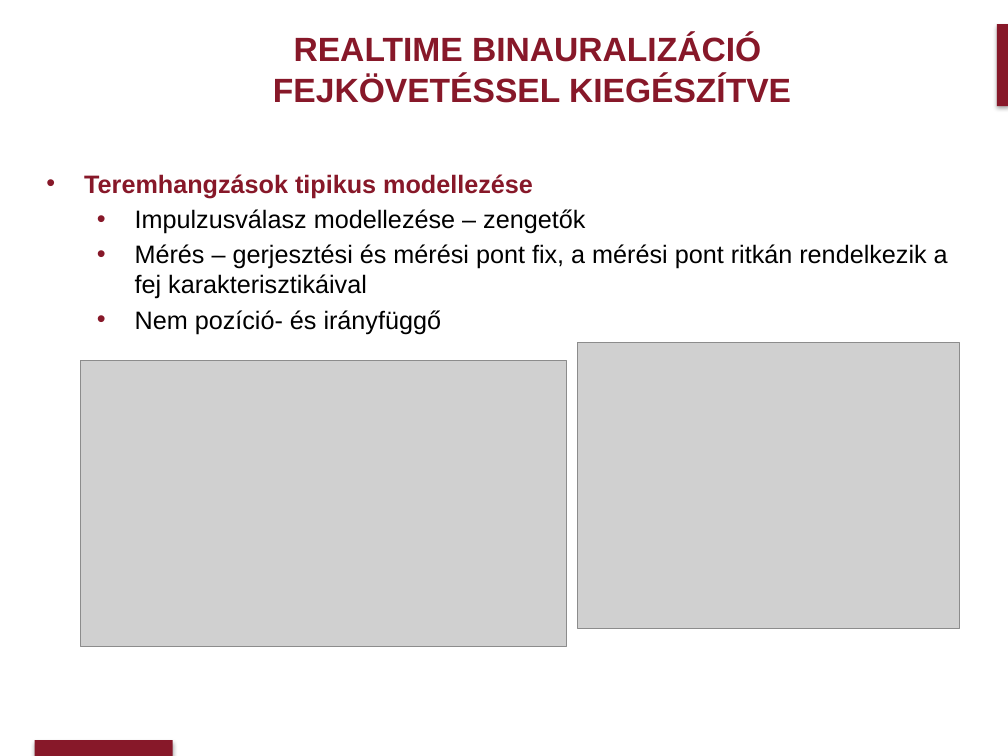
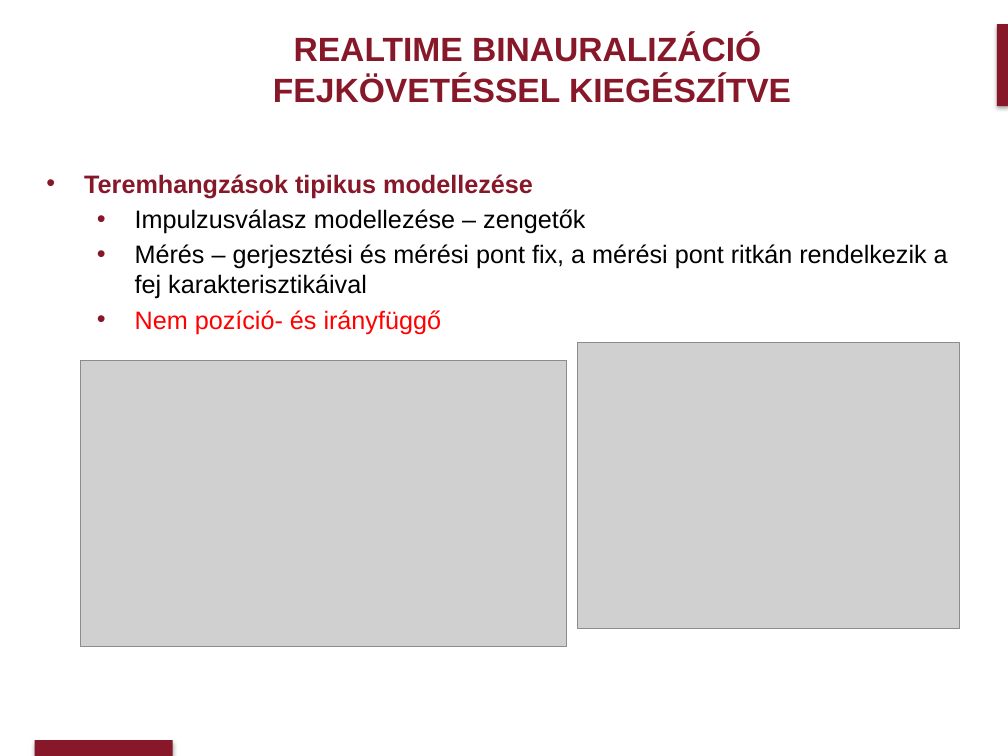
Before and after one commit to gfirtha/CSM_room_simulator, a slide deck: slide 4 of Önlab_2_prezentáció_Csepreghy_Márton.pptx. Drawn at 1008x756 pixels with LibreOffice and Linux fonts; fonts in the diff are those of the drawing; grey boxes stand for pictures; background and template pictures are left out. Boxes give left, top, right and bottom in pixels: in the first picture for what was removed or moved away, otherwise in the second. Text is boxed around its words. In the diff, an @@ line names an element or a change of style, - is before the commit and + after.

```diff
--- a/Önlab_2_prezentáció_Csepreghy_Márton.pptx
+++ b/Önlab_2_prezentáció_Csepreghy_Márton.pptx
@@ text at <box>135,310,442,334</box>: text colour #000000 to #FF0000 in "Nem pozíció- és irányfüggő" @@
```
Also in this commit, not shown: 1 other slide changed.
